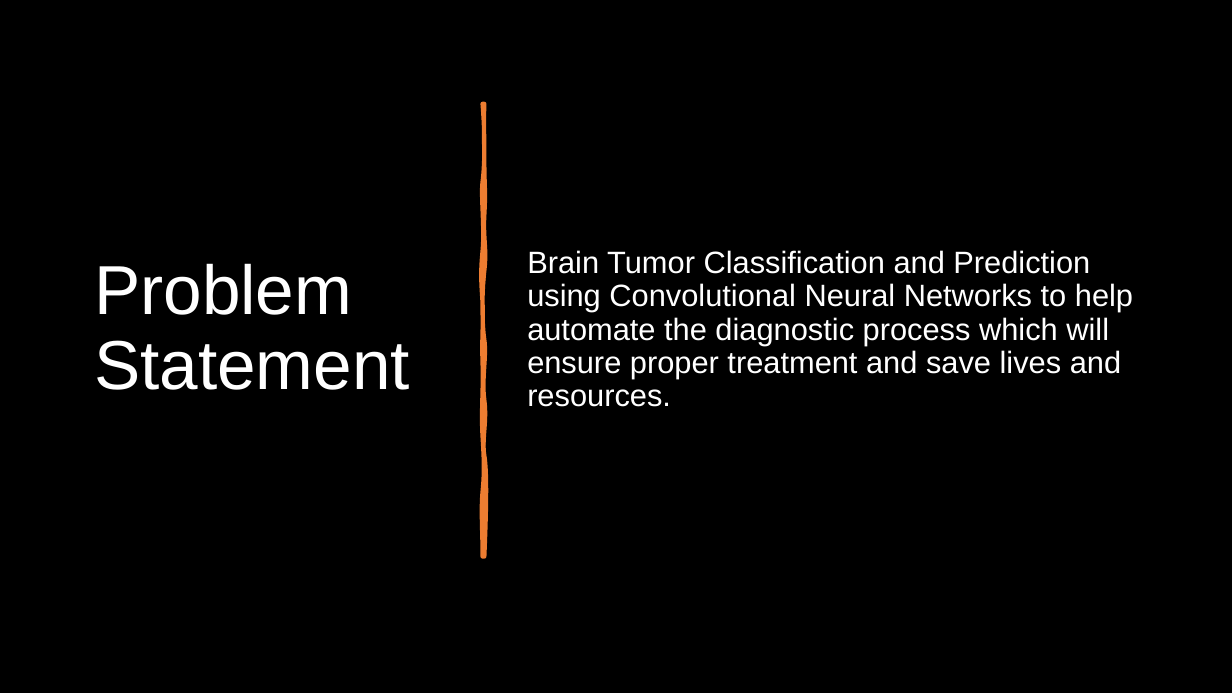
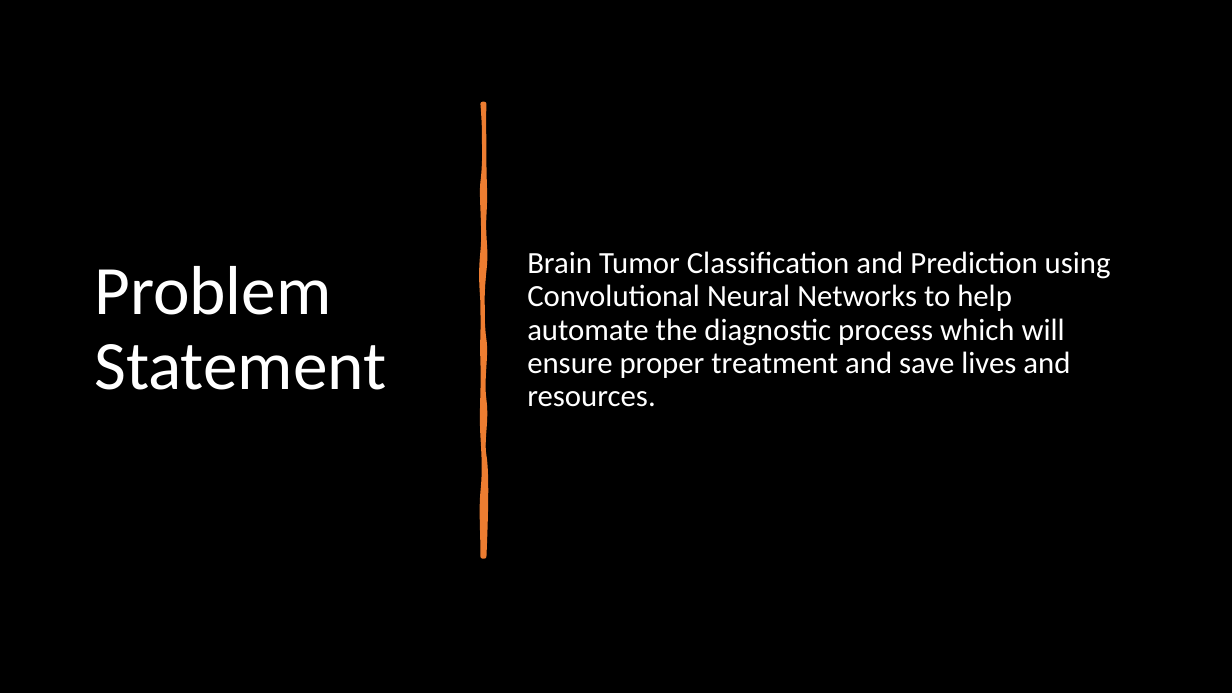
Before and after one commit to ahmedshahjahan/Data-Science-Capstone-Project-Brain-Tumor-Classification-Using-Deep-Learning, a slide deck: slide 2 of Capstone_Three_Final_Presentation (Shahjahan Ahmed).pptx. Drawn at 1232x693 pixels with LibreOffice and Linux fonts; fonts in the diff are those of the drawing. Boxes give left, top, right and bottom in pixels: in the first picture for what was removed or moved away, otherwise in the second. Text is boxed around its words. In the diff, an @@ line names an element or a change of style, - is before the commit and + after.

```diff
--- a/Capstone_Three_Final_Presentation (Shahjahan Ahmed).pptx
+++ b/Capstone_Three_Final_Presentation (Shahjahan Ahmed).pptx
@@ title "Problem Statement" at (x1=94, y1=266, x2=386, y2=390): font Arial to Calibri @@
@@ text "Brain Tumor Classification and Prediction ..." at (x1=527, y1=251, x2=1111, y2=407): font Arial to Calibri @@
```
Also in this commit, not shown: 17 other slides changed.
